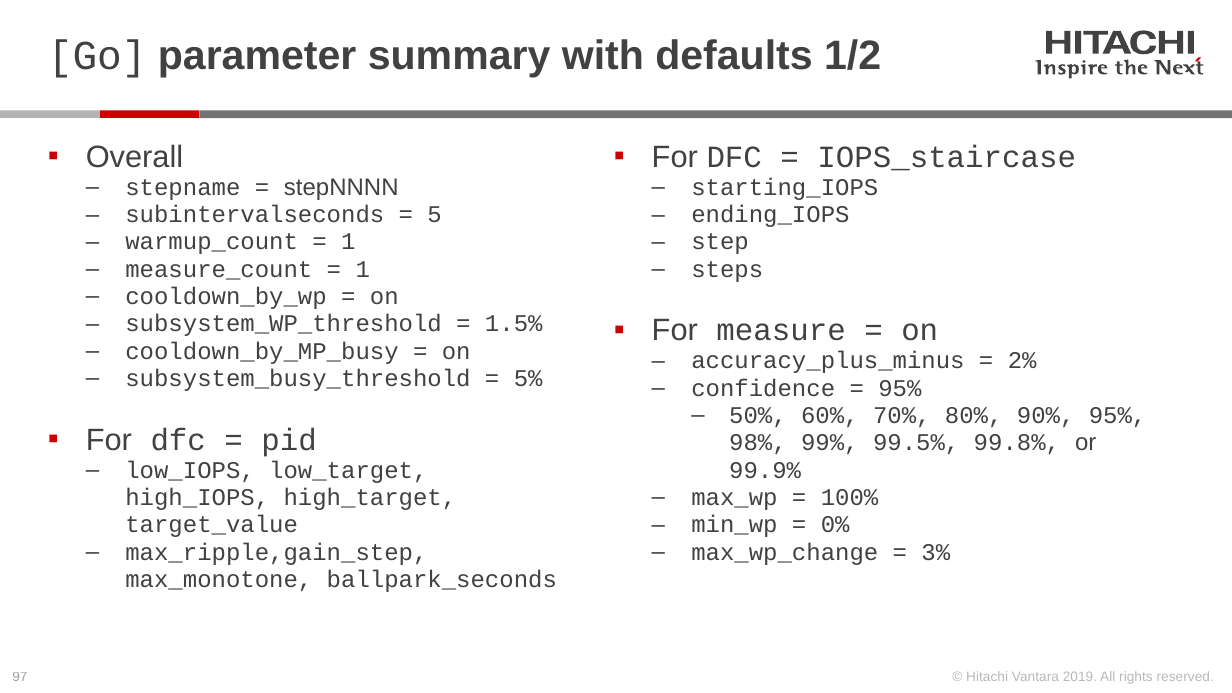
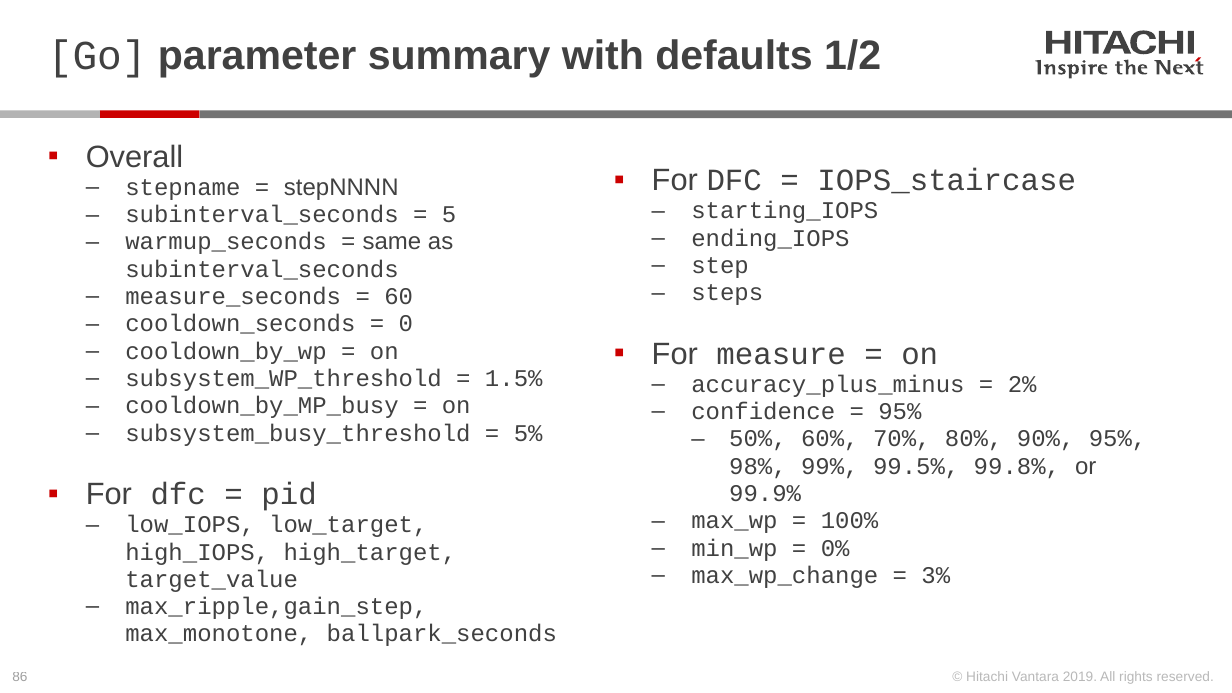
Before and after one commit to Hitachi-Data-Systems/ivy, a slide deck: slide 86 of doc/Programming the ivy engine.pptx (slide 97 before the commit). Drawn at 1232x693 pixels with LibreOffice and Linux fonts; fonts in the diff are those of the drawing. Boxes give left, top, right and bottom in pixels: in the first picture for what was removed or moved away, otherwise in the second. Text is boxed around its words. In the diff, an @@ line names an element or a change of style, - is before the commit and + after.

Commit message:
forgot to add doc update for adding cooldown_seconds

```diff
--- a/doc/Programming the ivy engine.pptx
+++ b/doc/Programming the ivy engine.pptx
@@ text at box(125, 205, 456, 334): text changed @@
-  ‒ subintervalseconds = 5
-  ‒ warmup_count = 1
-  ‒ measure_count = 1
+  ‒ subinterval_seconds = 5
+  ‒ warmup_seconds = same as subinterval_seconds
+  ‒ measure_seconds = 60
+  ‒ cooldown_seconds = 0
@@ page number at box(12, 672, 27, 681): text changed @@
-97
+86
```
Also in this commit, not shown: 12 other slides changed, 3 slides added, 1 slide removed, 1 other file.
